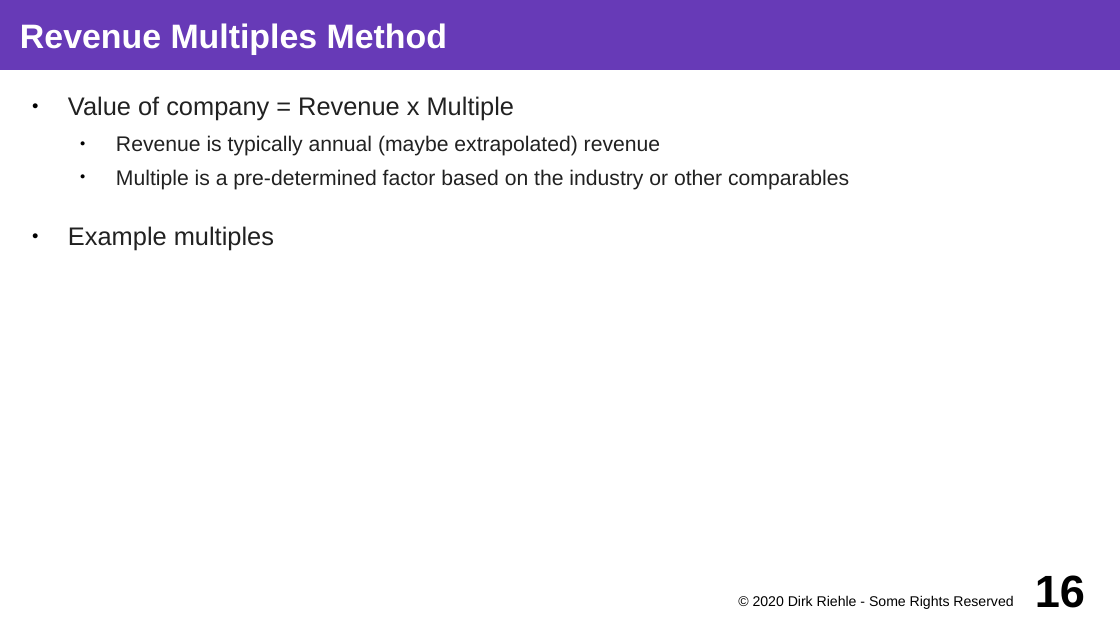
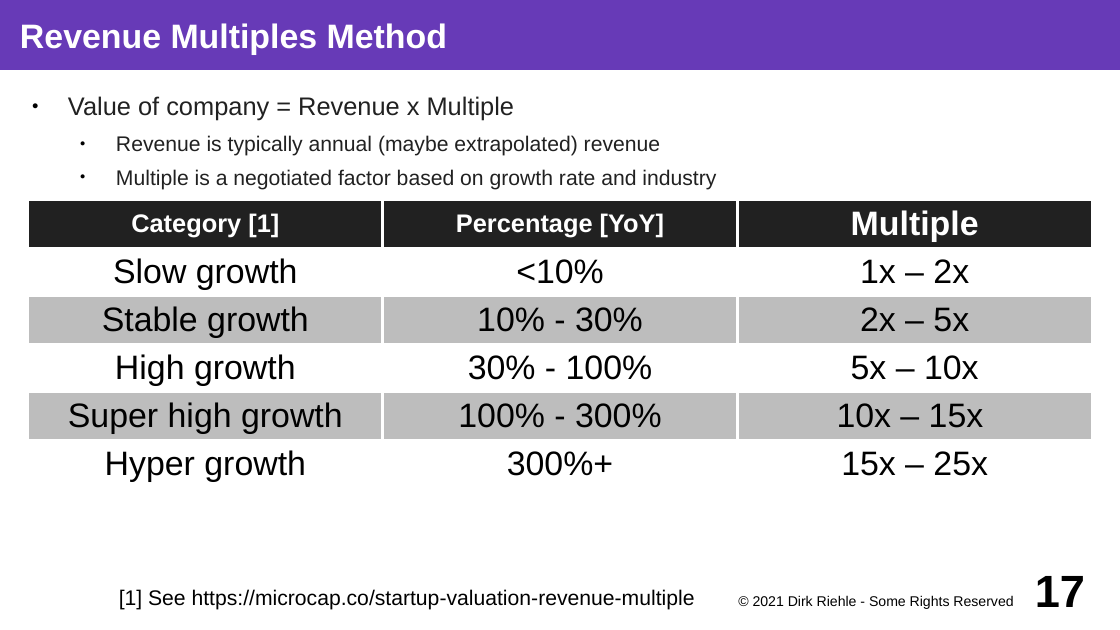
Before and after one commit to dirkriehle/coss-course, a slide deck: slide 17 of Lecture slides/COSS D04 - Fundraising.odp (slide 16 before the commit). Drawn at 1120x630 pixels with LibreOffice and Linux fonts; fonts in the diff are those of the drawing. Boxes give left, top, right and bottom in pixels: in the first picture for what was removed or moved away, otherwise in the second. Text is boxed around its words. In the diff, an @@ line names an element or a change of style, - is before the commit and + after.

```diff
--- a/Lecture slides/COSS D04 - Fundraising.odp
+++ b/Lecture slides/COSS D04 - Fundraising.odp
@@ text at box(116, 169, 716, 190): text changed @@
-  ● Multiple is a pre-determined factor based on the industry or other comparables
-● Example multiples
+  ● Multiple is a negotiated factor based on growth rate and industry
@@ table added at box(28, 200, 1093, 488), 6 rows, 3 columns @@
+Category [1] | Percentage [YoY] | Multiple
+Slow growth | <10% | 1x – 2x
+Stable growth | 10% - 30% | 2x – 5x
+High growth | 30% - 100% | 5x – 10x
+Super high growth | 100% - 300% | 10x – 15x
+Hyper growth | 300%+ | 15x – 25x
@@ text added at box(119, 589, 695, 610), 15 pt, text #000000 @@
+[1] See https://microcap.co/startup-valuation-revenue-multiple
@@ text at box(753, 595, 1013, 609): text changed @@
-© 2020 Dirk Riehle - Some Rights Reserved
+© 2021 Dirk Riehle - Some Rights Reserved
@@ page number at box(1035, 576, 1085, 607): text changed @@
-16
+17
```
Also in this commit, not shown: 17 other slides changed, 2 slides added, 2 slides removed, 8 other files.
